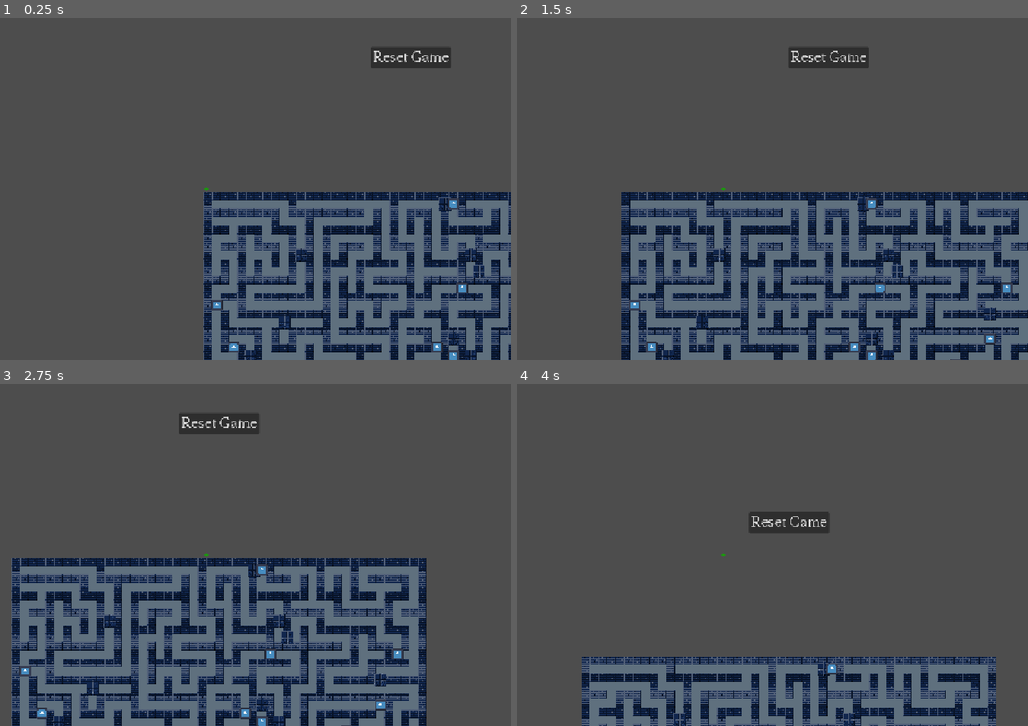
Above: before the commit, frames 1-4 (two rows, left to right).
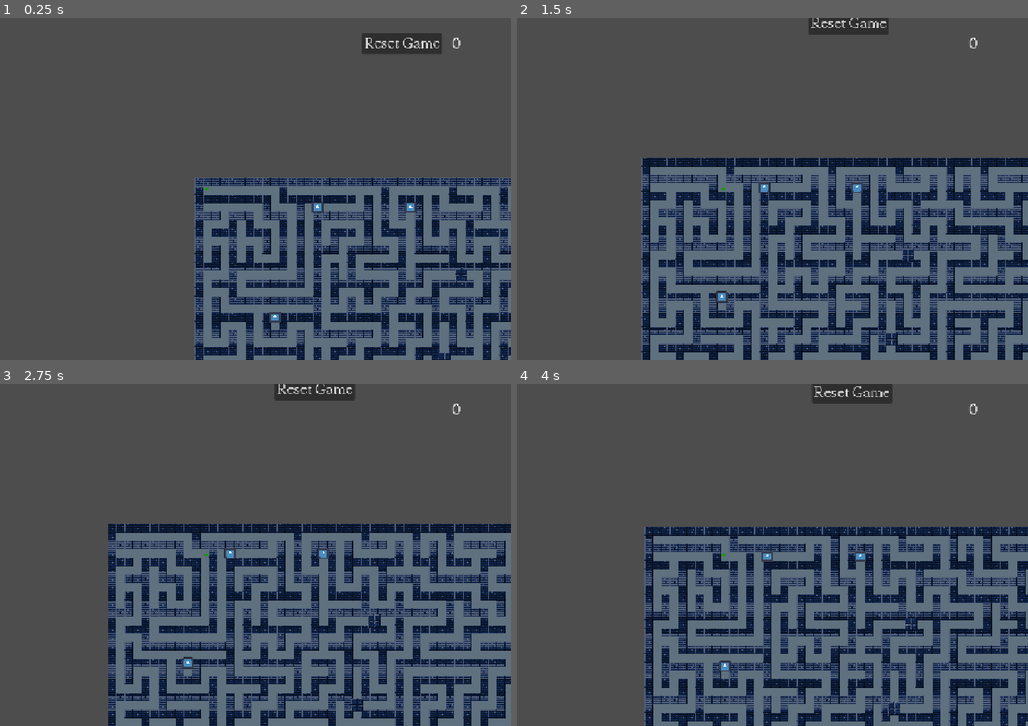
Above: after the commit, the same moments.

Repository: aeroghurt/horror-game
Game: Godot game, scene res://scenes/minigame_1.tscn
Same seed, same stepped clock (60 frames per second), same inputs: the game is played once before the commit and once after it. This scene is started directly instead of the project's main scene. The engine's default icon, where the game draws it, is replaced by a stand-in: a white triangle on a blue panel in a dark square.
Inputs (mouse positions are in pixels of both pictures, inside the frame that each line leads up to):
- Up to frame 1 (0.25 s): no input
- Up to frame 2 (1.5 s): tap Enter at 0.5 s; move the mouse to (859, 171) at 0.52 s; hold D (right) 0.53-1.28 s; hold E (interact) 0.53-1.28 s; click (859, 171) at 0.67 s; move the mouse to (603, 206) at 1.27 s; hold S (down) from 1.28 s (still down); tap Shift (sprint) at 1.35 s
- Up to frame 3 (2.75 s): tap Space at 2 s; move the mouse to (265, 479) at 2.02 s; release S (down) at 2.03 s; hold D (right) from 2.03 s (still down); tap Alt at 2.1 s
- Up to frame 4 (4 s): move the mouse to (690, 623) at 2.77 s; release D (right) at 2.78 s; hold W (up) 2.78-3.53 s; tap E (interact) at 2.85 s; click (690, 623) at 2.92 s; move the mouse to (905, 606) at 3.52 s; hold A (left) from 3.53 s (still down); hold Shift (sprint) from 3.53 s (still down)

The runs differ from the first frame. In frame 1, 23% of the frame differs, in the area x 38-100%, y 4-100%; in frame 2, 24%; in frame 3, 40%; in frame 4, 42%, in the area x 12-100%, y 0-100%.

Commit message:
update minigame 1 iitems, they can get digested by the dot player, update score tracker

Diff:
--- a/scenes/dot_player.tscn
+++ b/scenes/dot_player.tscn
@@ -7,6 +7,7 @@
 radius = 5.0
 
 [node name="dotPlayer" type="CharacterBody2D" unique_id=2015654057]
+collision_layer = 2
 script = ExtResource("1_08fpb")
 
 [node name="Sprite2D" type="Sprite2D" parent="." unique_id=1981634663]
--- a/scenes/minigame1_items.tscn
+++ b/scenes/minigame1_items.tscn
@@ -4,16 +4,25 @@
 [ext_resource type="Texture2D" uid="uid://cmsunywnrf3cr" path="res://assets/icon.svg" id="2_8iwkd"]
 [ext_resource type="Texture2D" uid="uid://bntabimip4wa3" path="res://assets/map/breakable.png" id="3_jls6k"]
 
+[sub_resource type="CircleShape2D" id="CircleShape2D_llabc"]
+radius = 16.03122
+
 [node name="minigame1_items" type="Node2D" unique_id=1273512972]
-z_index = 1
 script = ExtResource("1_8l4k7")
 
 [node name="Sprite2D" type="Sprite2D" parent="." unique_id=920061133]
-position = Vector2(0.9999962, -1.0000038)
+position = Vector2(5.9604645e-08, -2.3841858e-07)
 scale = Vector2(0.17187501, 0.1640625)
 texture = ExtResource("2_8iwkd")
 
 [node name="Sprite2D2" type="Sprite2D" parent="." unique_id=1070502551]
-position = Vector2(1, 0)
 scale = Vector2(0.71875, 0.78125)
 texture = ExtResource("3_jls6k")
+
+[node name="Area2D" type="Area2D" parent="." unique_id=1711486766]
+collision_mask = 2
+
+[node name="CollisionShape2D" type="CollisionShape2D" parent="Area2D" unique_id=1350473843]
+shape = SubResource("CircleShape2D_llabc")
+
+[connection signal="body_entered" from="Area2D" to="." method="_on_area_2d_body_entered"]
--- a/scenes/minigame_1.tscn
+++ b/scenes/minigame_1.tscn
@@ -3,6 +3,7 @@
 [ext_resource type="Script" uid="uid://c0b6qm5741ps4" path="res://scripts/minigame_1.gd" id="1_tk6fs"]
 [ext_resource type="Texture2D" uid="uid://b1auql804vhq6" path="res://assets/map/wall.png" id="2_og05i"]
 [ext_resource type="PackedScene" uid="uid://cg3ciju1cfcq2" path="res://scenes/dot_player.tscn" id="3_lmjug"]
+[ext_resource type="FontFile" uid="uid://ddyg658spyjkt" path="res://assets/PPMondwest-Regular.otf" id="4_v5ebm"]
 
 [sub_resource type="TileSetAtlasSource" id="TileSetAtlasSource_og05i"]
 texture = ExtResource("2_og05i")
@@ -24,6 +25,7 @@
 offset_bottom = -233.0
 size_flags_horizontal = 0
 size_flags_vertical = 0
+theme_override_fonts/font = ExtResource("4_v5ebm")
 theme_override_font_sizes/font_size = 30
 text = "Reset Game"
 
@@ -32,7 +34,7 @@
 tile_set = SubResource("TileSet_o4x5r")
 
 [node name="dotPlayer" parent="." unique_id=2015654057 instance=ExtResource("3_lmjug")]
-position = Vector2(0, 1)
+position = Vector2(21, 18)
 
 [node name="Camera2D" type="Camera2D" parent="dotPlayer" unique_id=1703327336]
 
@@ -40,4 +42,13 @@
 
 [node name="CanvasLayer" type="CanvasLayer" parent="." unique_id=579574089]
 
+[node name="Label" type="Label" parent="CanvasLayer" unique_id=1618324408]
+offset_left = 1040.0
+offset_top = 32.0
+offset_right = 1109.0
+offset_bottom = 66.0
+theme_override_fonts/font = ExtResource("4_v5ebm")
+theme_override_font_sizes/font_size = 32
+text = "score"
+
 [connection signal="pressed" from="Button" to="." method="_on_button_pressed"]
--- a/scripts/minigame1_items.gd
+++ b/scripts/minigame1_items.gd
@@ -1,17 +1,13 @@
 extends Node
-
-#@onready var item_1: Sprite2D = $Sprite2D
-#@onready var item_2: Sprite2D = $Sprite2D2
 
 var random_num: int
 
-# Called when the node enters the scene tree for the first time.
+
 func _ready() -> void:
 	random_num = randi_range(0, 1)
 	get_random_item(random_num)
 
 
-# Called every frame. 'delta' is the elapsed time since the previous frame.
 func _process(_delta: float) -> void:
 	pass
 
@@ -21,3 +17,8 @@
 	for i in self.get_children():
 		i.visible = false
 	show.visible = true
+
+
+func _on_area_2d_body_entered(body: Node2D) -> void:
+	Global.minigame1_score += 10
+	queue_free()
--- a/scripts/minigame_1.gd
+++ b/scripts/minigame_1.gd
@@ -2,6 +2,7 @@
 
 @onready var tileMapLayer: TileMapLayer = $TileMapLayer
 @onready var items_group: Node2D = $items
+@onready var label: Label = $CanvasLayer/Label
 
 const ROWS: int = 49
 const COLUMNS: int = 49
@@ -15,7 +16,9 @@
 
 
 func _process(_delta: float) -> void:
-	pass
+	## Checks whether minigame_1 score has loaded yet
+	if label:
+		label.text = str(Global.minigame1_score)
 
 
 func reset_maze():
@@ -26,7 +29,7 @@
 			row.append(1)
 		maze.append(row)
 	for item in items_group.get_children():
-			item.queue_free()
+		item.queue_free()
 
 
 func generate_maze():
@@ -78,7 +81,7 @@
 			# reminder to self: data gets the atlas of the tile only
 			var data = tileMapLayer.get_cell_atlas_coords(Vector2i(r, c))
 			var random_num = randi_range(0, 100)
-			if data == Vector2i(1,0) && random_num % 50 == 0:
+			if data == Vector2i(1,0) && random_num == 42:
 				var item = preload("res://scenes/minigame1_items.tscn").instantiate()
 				items_group.add_child(item)
 				## get the coordinates of the tile
